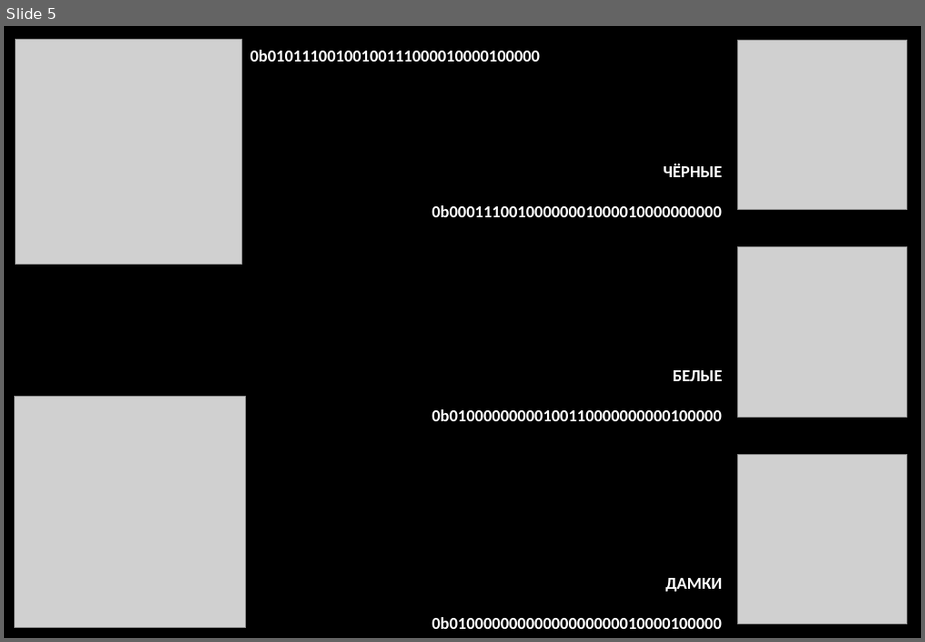
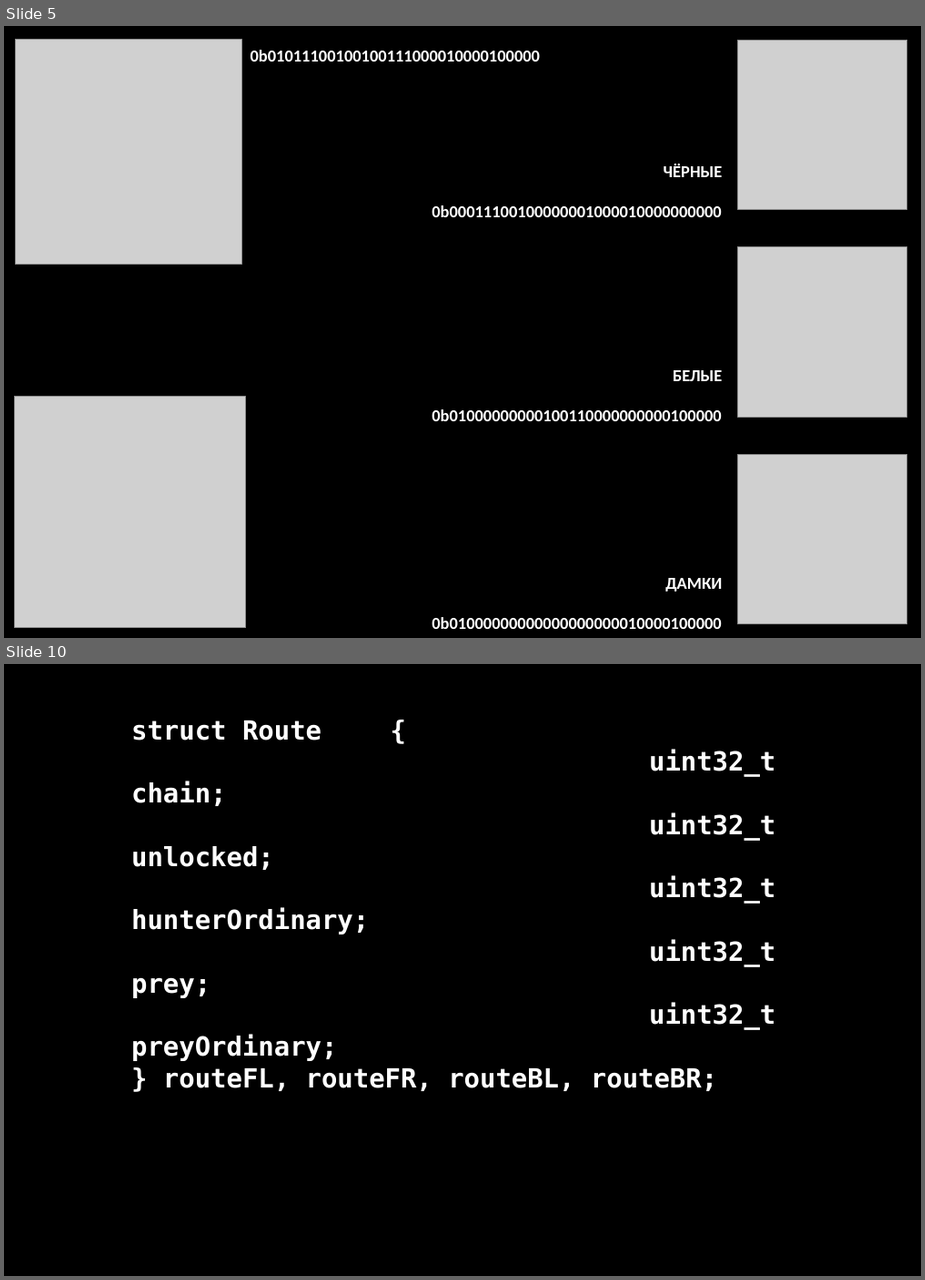
Before and after one commit to hydroplexus/checker-ass, a slide deck: _.doc/_.checker-ass-presentation.odp. Shown one above the other, each under a label of ours: slide 5 before the commit, slides 5 and 10 after it; the slides between them are not shown. The pictures are 925x642 and 925x1280 pixels, drawn with LibreOffice and Linux fonts; fonts in the diff are those of the drawing; grey boxes stand for pictures. Boxes give left, top, right and bottom in pixels: in the first picture for what was removed or moved away, otherwise in the second. Text is boxed around its words. In the diff, an @@ line names an element or a change of style, - is before the commit and + after.

```diff
--- a/_.doc/_.checker-ass-presentation.odp
+++ b/_.doc/_.checker-ass-presentation.odp
@@ slide 10 added at box(4, 664, 921, 1276), background #000000 @@
@@ text added at box(131, 720, 776, 1091), 22 pt, text #FFFFFF, bold @@
+struct Route {
+uint32_t chain;
+uint32_t unlocked;
+uint32_t hunterOrdinary;
+uint32_t prey;
+uint32_t preyOrdinary;
+} routeFL, routeFR, routeBL, routeBR;
```
Also in this commit, not shown: 7 other slides added, 3 slides removed, 10 other files.
